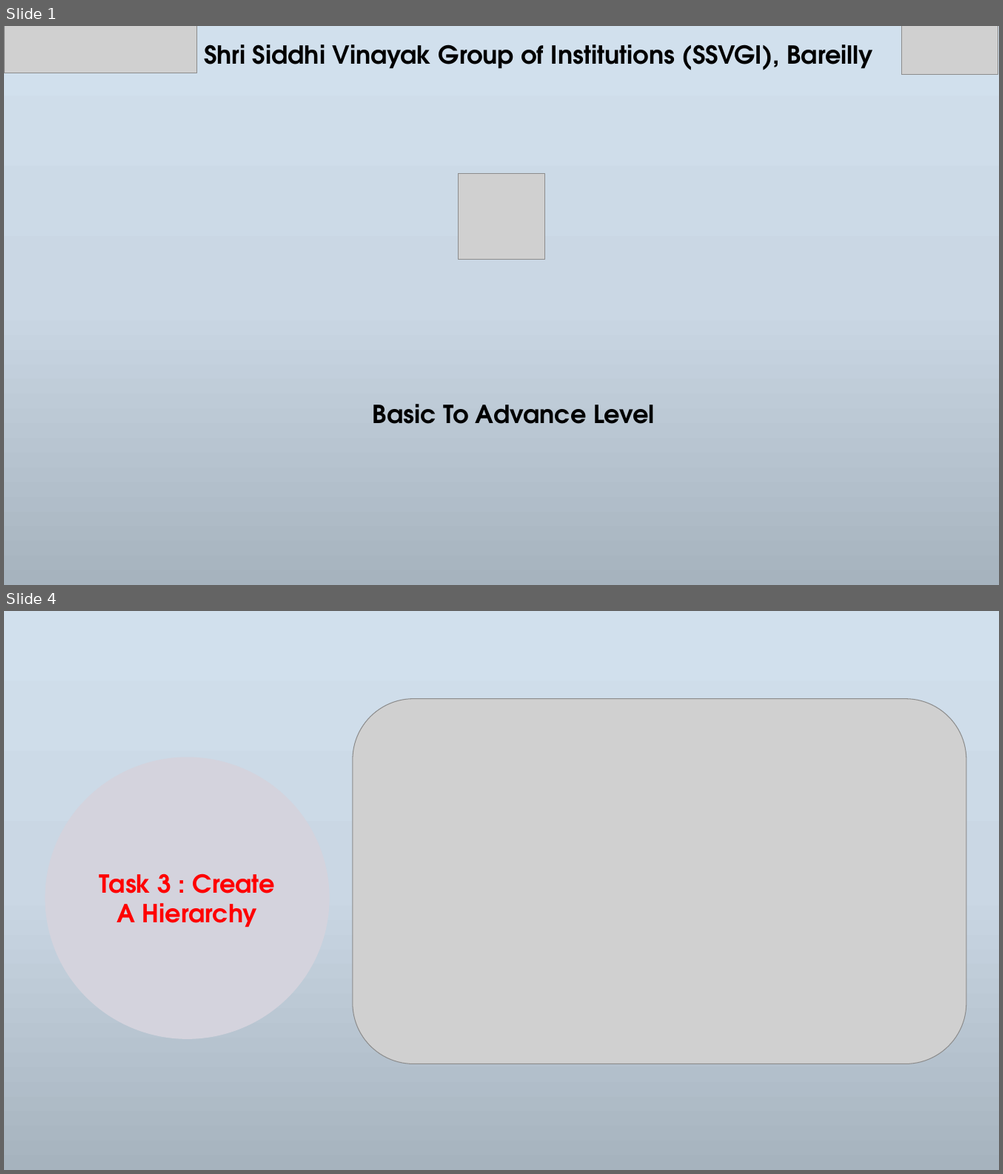
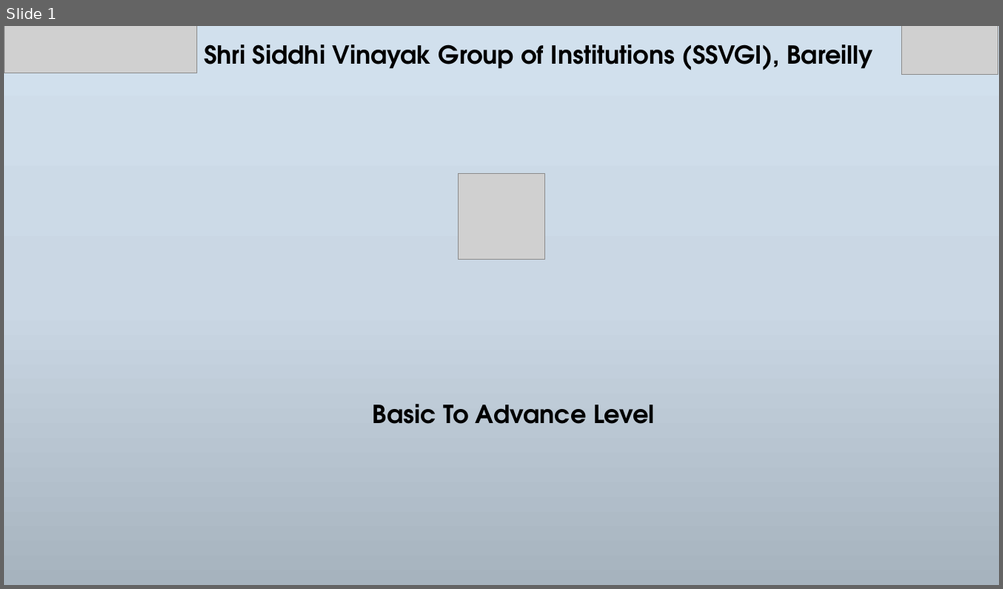
Before and after one commit to NeerajKatheriya1435/Siddhi-Vinayak-STD, a slide deck: Presentations Files/Day3.pptx. Shown one above the other, each under a label of ours: slides 1 and 4 before the commit, slide 1 after it; the slides between them are not shown. The pictures are 1003x1174 and 1003x589 pixels, drawn with LibreOffice and Linux fonts; fonts in the diff are those of the drawing; grey boxes stand for pictures; background and template pictures are left out. Boxes give left, top, right and bottom in pixels: in the first picture for what was removed or moved away, otherwise in the second. Text is boxed around its words. In the diff, an @@ line names an element or a change of style, - is before the commit and + after.

```diff
--- a/Presentations Files/Day3.pptx
+++ b/Presentations Files/Day3.pptx
@@ slide 4 removed at (4, 611, 999, 1170), background gradient #D1E0EE to #CBD8E4 to #A7B3BE @@
@@ picture removed at (353, 699, 966, 1065) @@
@@ ellipse removed at (45, 758, 330, 1039) @@
-Task 3 : Create A Hierarchy
```
Also in this commit, not shown: 1 slide changed, 5 slides added, 4 other slides removed, 4 other files.
